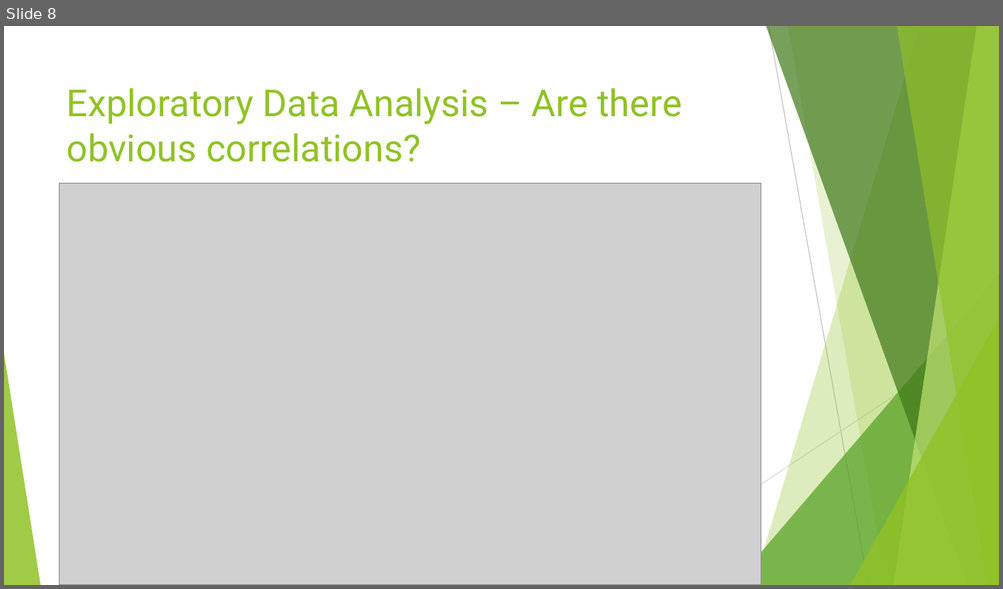
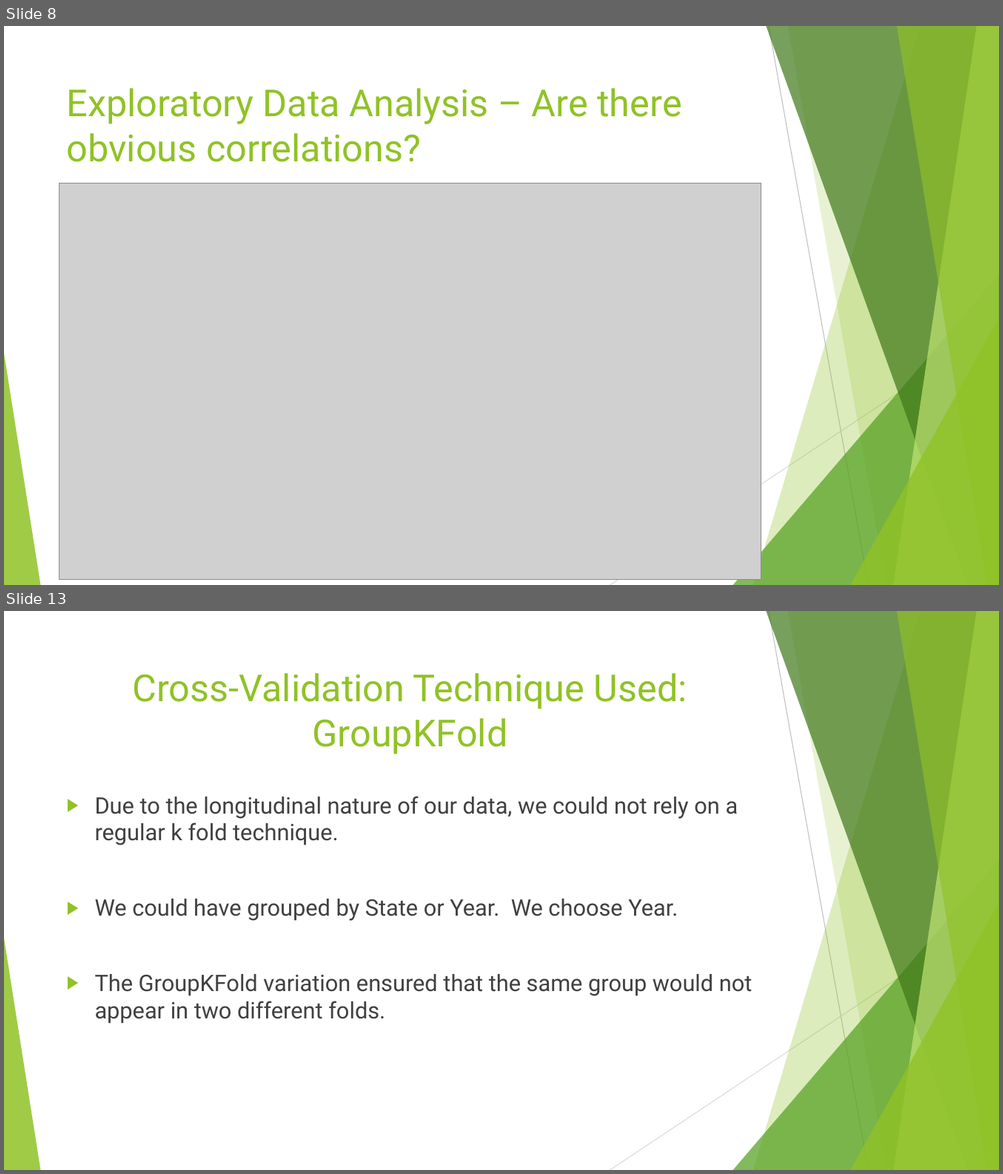
Before and after one commit to littlesiagoy/Springboard-Capstone-1, a slide deck: Capstone 1 Slidedeck.pptx. Shown one above the other, each under a label of ours: slide 8 before the commit, slides 8 and 13 after it; the slides between them are not shown. The pictures are 1003x589 and 1003x1174 pixels, drawn with LibreOffice and Linux fonts; fonts in the diff are those of the drawing; grey boxes stand for pictures. Boxes give left, top, right and bottom in pixels: in the first picture for what was removed or moved away, otherwise in the second. Text is boxed around its words. In the diff, an @@ line names an element or a change of style, - is before the commit and + after.

```diff
--- a/Capstone 1 Slidedeck.pptx
+++ b/Capstone 1 Slidedeck.pptx
@@ slide 13 added at (4, 611, 999, 1170), background #FFFFFF; not listed: 10 template elements that a slide beside it also shows @@
@@ title added at (133, 673, 687, 755), 36 pt, text #90C226 @@
+Cross-Validation Technique Used:
+GroupKFold
@@ text added at (95, 796, 752, 1024), 22 pt, text #404040 @@
+▶ Due to the longitudinal nature of our data, we could not rely on a regular k fold technique.
+▶ We could have grouped by State or Year. We choose Year.
+▶ The GroupKFold variation ensured that the same group would not appear in two different folds.
@@ slide 8 changed as well @@
@@ picture: place and size @@
-picture at (60, 184, 760, 585)
+picture at (60, 184, 760, 580)
```
Also in this commit, not shown: 11 other slides changed, 4 other slides added, 4 slides removed, 18 other files.
